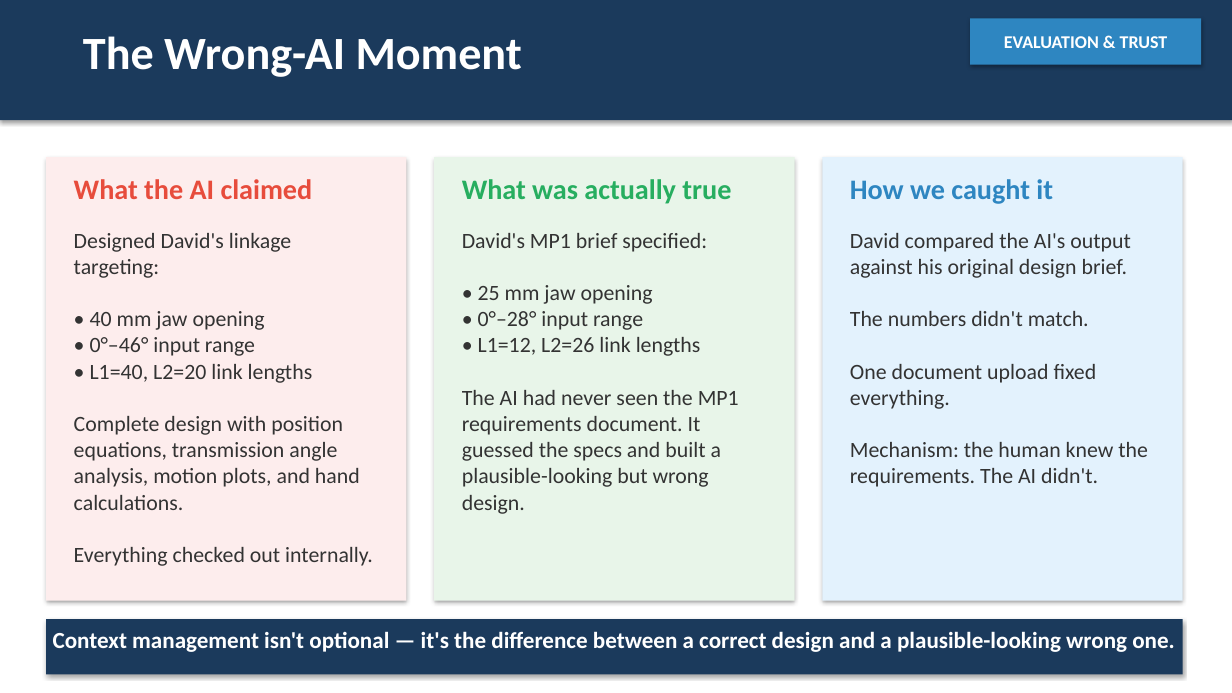
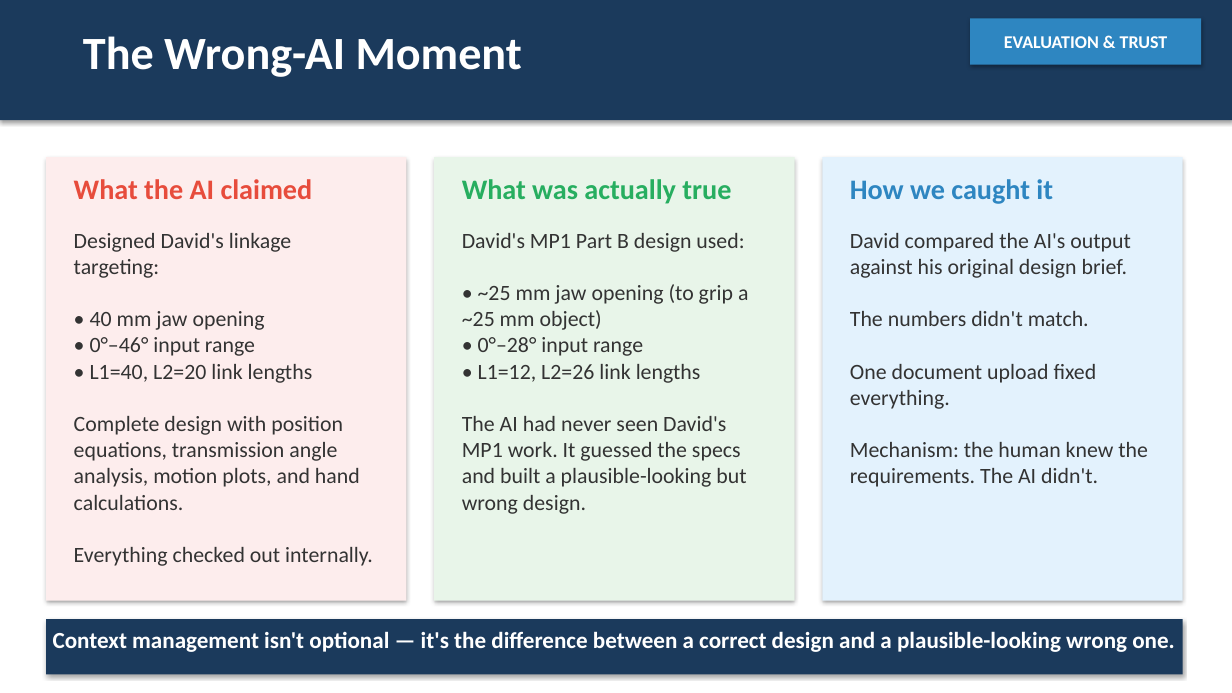
Before and after one commit to DavidR734/ai-in-pd-spring2026-2, a slide deck: slide 8 of MP5/slides.pptx. Drawn at 1232x693 pixels with LibreOffice and Linux fonts; fonts in the diff are those of the drawing. Boxes give left, top, right and bottom in pixels: in the first picture for what was removed or moved away, otherwise in the second. Text is boxed around its words. In the diff, an @@ line names an element or a change of style, - is before the commit and + after.

```diff
--- a/MP5/slides.pptx
+++ b/MP5/slides.pptx
@@ text at (x1=462, y1=233, x2=748, y2=514): text changed @@
-David's MP1 brief specified:
-• 25 mm jaw opening
-• 0°–28° input range
-• L1=12, L2=26 link lengths
-The AI had never seen the MP1 requirements document. It guessed the specs and built a plausible-looking but wrong design.
+David's MP1 Part B design used:
+• ~25 mm jaw opening (to grip a ~25 mm object)
+• 0°–28° input range
+• L1=12, L2=26 link lengths
+The AI had never seen David's MP1 work. It guessed the specs and built a plausible-looking but wrong design.
```
Also in this commit, not shown: 2 other slides changed, 11 other files.
